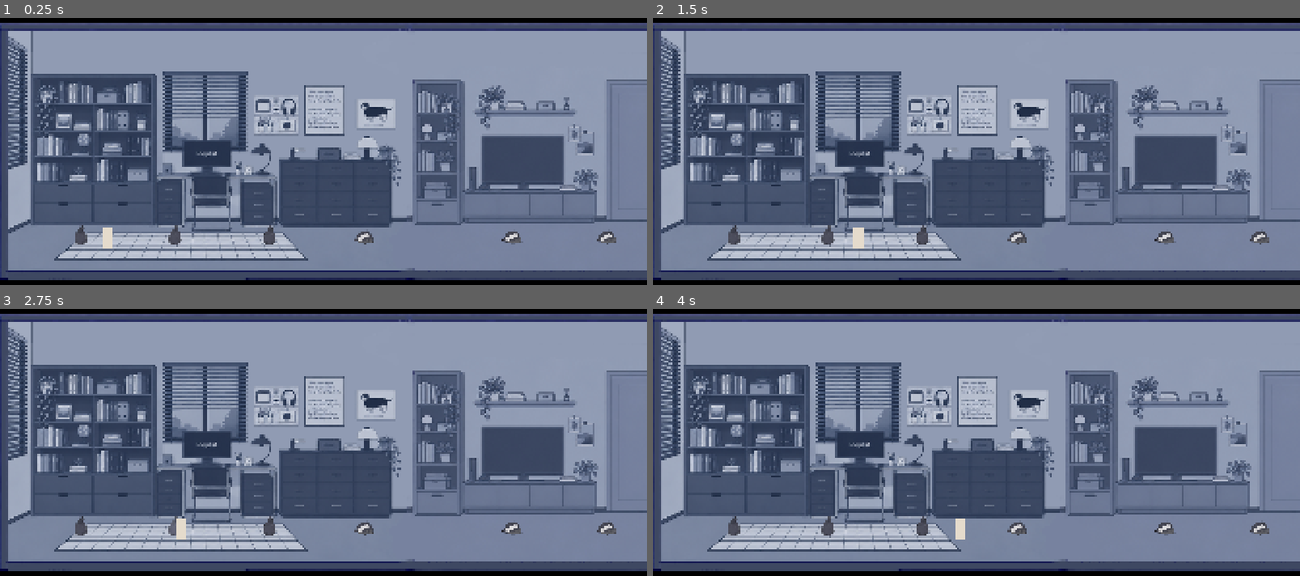
Above: before the commit, frames 1-4 (two rows, left to right).
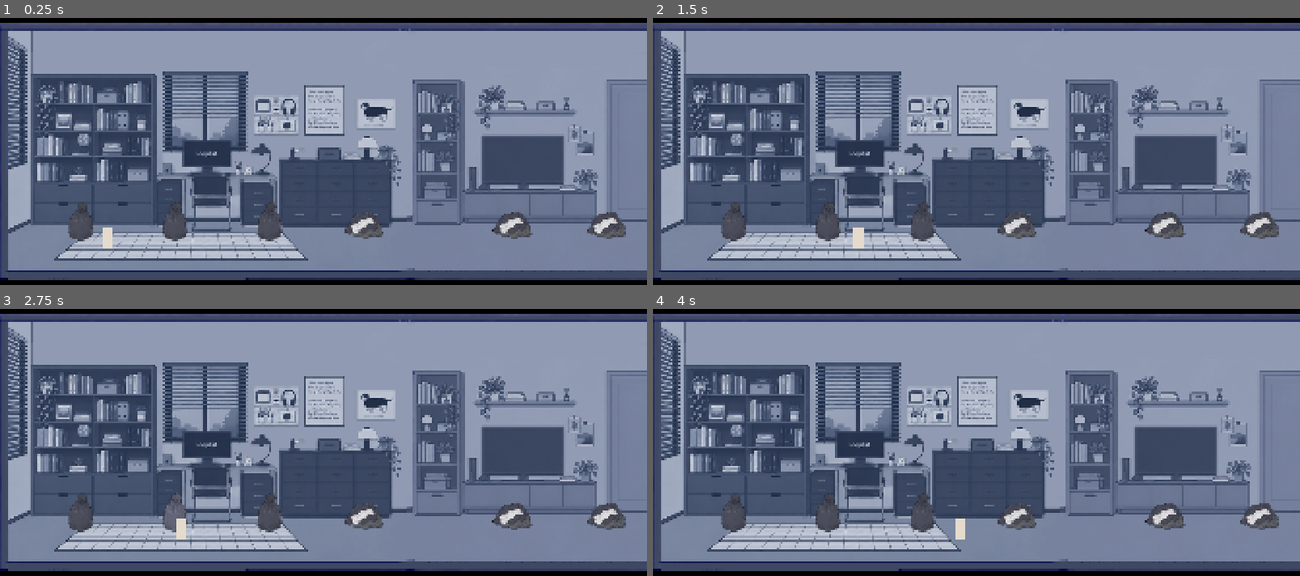
Above: after the commit, the same moments.

Repository: genshi-kotoba/Spine
Game: Godot game, scene res://scenes/c4_floor.tscn
Two runs of this game, one before a commit and one after it. Both use one fixed random seed, a clock stepped at 60 frames per second and the inputs below. This scene is started directly instead of the project's main scene.
Inputs (mouse positions are in pixels of both pictures, inside the frame that each line leads up to):
- Up to frame 1 (0.25 s): no input
- Up to frame 2 (1.5 s): tap Enter at 0.5 s; move the mouse to (1118, 103) at 0.52 s; hold D (move_right) 0.53-1.28 s; hold Space (breathe) 0.53-1.28 s; click (1118, 103) at 0.67 s; move the mouse to (847, 146) at 1.27 s; hold A (move_left) from 1.28 s (still down); tap T (dialogue_t) at 1.35 s
- Up to frame 3 (2.75 s): move the mouse to (388, 325) at 2.02 s; release A (move_left) at 2.03 s; hold D (move_right) from 2.03 s (still down); hold U (dialogue_u) from 2.03 s (still down)
- Up to frame 4 (4 s): move the mouse to (944, 498) at 2.77 s; release U (dialogue_u) at 2.78 s; tap Y (dialogue_y) at 2.85 s; click (944, 498) at 2.92 s; move the mouse to (1170, 479) at 3.52 s; release D (move_right) at 3.53 s; hold A (move_left) from 3.53 s (still down); hold E (interact) from 3.53 s (still down)

The runs differ from the first frame. In frame 1, 1.9% of the frame differs, in the area x 10-97%, y 68-85%; in frame 2, 1.9%; in frame 3, 2.0%; in frame 4, 1.9%.

Commit message:
c4_floor: waste sprites scale x2, bottom re-aligned to floor line

Diff:
--- a/scenes/c4_floor.tscn
+++ b/scenes/c4_floor.tscn
@@ -105,7 +105,8 @@
 shape = SubResource("waste_col")
 
 [node name="Sprite2D" type="Sprite2D" parent="Items/Waste1"]
-position = Vector2(0, -14.5)
+position = Vector2(0, -53)
+scale = Vector2(2, 2)
 texture = ExtResource("9")
 
 [node name="Waste2" type="Area2D" parent="Items" index="1" unique_id=1782051187]
@@ -119,7 +120,8 @@
 shape = SubResource("waste_col")
 
 [node name="Sprite2D" type="Sprite2D" parent="Items/Waste2"]
-position = Vector2(0, -14.5)
+position = Vector2(0, -53)
+scale = Vector2(2, 2)
 texture = ExtResource("9")
 
 [node name="Waste3" type="Area2D" parent="Items" index="2" unique_id=1133858405]
@@ -133,7 +135,8 @@
 shape = SubResource("waste_col")
 
 [node name="Sprite2D" type="Sprite2D" parent="Items/Waste3"]
-position = Vector2(0, -14.5)
+position = Vector2(0, -53)
+scale = Vector2(2, 2)
 texture = ExtResource("9")
 
 [node name="Waste4" type="Area2D" parent="Items" index="3" unique_id=1502052986]
@@ -147,7 +150,8 @@
 shape = SubResource("waste_col")
 
 [node name="Sprite2D" type="Sprite2D" parent="Items/Waste4"]
-position = Vector2(0, -14.5)
+position = Vector2(0, -53)
+scale = Vector2(2, 2)
 texture = ExtResource("10")
 
 [node name="Waste5" type="Area2D" parent="Items" index="4" unique_id=1541335262]
@@ -161,7 +165,8 @@
 shape = SubResource("waste_col")
 
 [node name="Sprite2D" type="Sprite2D" parent="Items/Waste5"]
-position = Vector2(0, -14.5)
+position = Vector2(0, -53)
+scale = Vector2(2, 2)
 texture = ExtResource("10")
 
 [node name="Waste6" type="Area2D" parent="Items" index="5" unique_id=1543465472]
@@ -175,7 +180,8 @@
 shape = SubResource("waste_col")
 
 [node name="Sprite2D" type="Sprite2D" parent="Items/Waste6"]
-position = Vector2(0, -14.5)
+position = Vector2(0, -53)
+scale = Vector2(2, 2)
 texture = ExtResource("10")
 
 [node name="Waste7" type="Area2D" parent="Items" index="6" unique_id=1519675565]
@@ -189,7 +195,8 @@
 shape = SubResource("waste_col")
 
 [node name="Sprite2D" type="Sprite2D" parent="Items/Waste7"]
-position = Vector2(0, -14.5)
+position = Vector2(0, -53)
+scale = Vector2(2, 2)
 texture = ExtResource("11")
 
 [node name="Waste8" type="Area2D" parent="Items" index="7" unique_id=558999481]
@@ -203,7 +210,8 @@
 shape = SubResource("waste_col")
 
 [node name="Sprite2D" type="Sprite2D" parent="Items/Waste8"]
-position = Vector2(0, -14.5)
+position = Vector2(0, -53)
+scale = Vector2(2, 2)
 texture = ExtResource("11")
 
 [node name="Waste9" type="Area2D" parent="Items" index="8" unique_id=181711911]
@@ -217,7 +225,8 @@
 shape = SubResource("waste_col")
 
 [node name="Sprite2D" type="Sprite2D" parent="Items/Waste9"]
-position = Vector2(0, -14.5)
+position = Vector2(0, -53)
+scale = Vector2(2, 2)
 texture = ExtResource("12")
 
 [node name="Waste10" type="Area2D" parent="Items" index="9" unique_id=250548103]
@@ -231,7 +240,8 @@
 shape = SubResource("waste_col")
 
 [node name="Sprite2D" type="Sprite2D" parent="Items/Waste10"]
-position = Vector2(0, -14.5)
+position = Vector2(0, -53)
+scale = Vector2(2, 2)
 texture = ExtResource("12")
 
 [node name="Waste11" type="Area2D" parent="Items" index="10" unique_id=1939180963]
@@ -245,7 +255,8 @@
 shape = SubResource("waste_col")
 
 [node name="Sprite2D" type="Sprite2D" parent="Items/Waste11"]
-position = Vector2(0, -14.5)
+position = Vector2(0, -53)
+scale = Vector2(2, 2)
 texture = ExtResource("13")
 
 [node name="Waste12" type="Area2D" parent="Items" index="11" unique_id=72253428]
@@ -259,7 +270,8 @@
 shape = SubResource("waste_col")
 
 [node name="Sprite2D" type="Sprite2D" parent="Items/Waste12"]
-position = Vector2(0, -14.5)
+position = Vector2(0, -53)
+scale = Vector2(2, 2)
 texture = ExtResource("13")
 
 [connection signal="interact_pressed" from="Player" to="Doors/BedroomDoor" method="touched"]
Not shown, changed: scenes/c4_floor.tscn.bak
